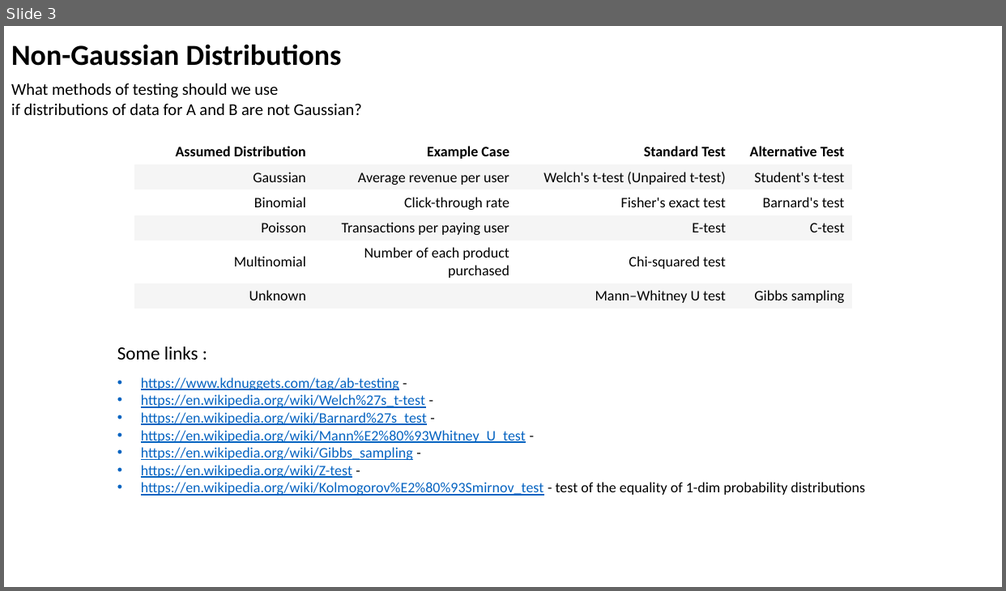
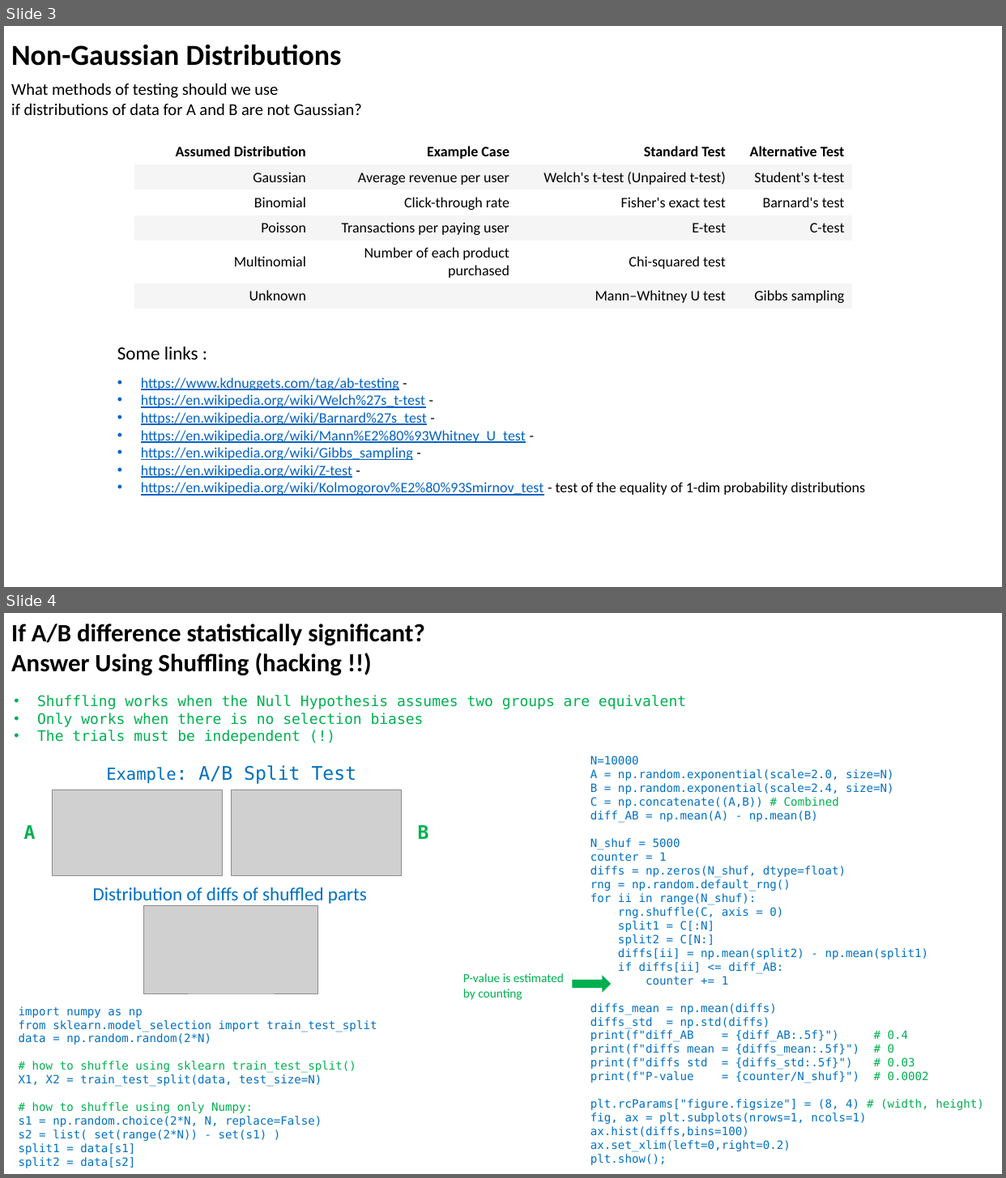
Before and after one commit to lselector/ml_ai_doc, a slide deck: ML_A_B_Split_Test.pptx. Shown one above the other, each under a label of ours: slide 3 before the commit, slides 3 and 4 after it. The pictures are 1006x591 and 1006x1178 pixels, drawn with LibreOffice and Linux fonts; fonts in the diff are those of the drawing; grey boxes stand for pictures. Boxes give left, top, right and bottom in pixels: in the first picture for what was removed or moved away, otherwise in the second. Text is boxed around its words. In the diff, an @@ line names an element or a change of style, - is before the commit and + after.

```diff
--- a/ML_A_B_Split_Test.pptx
+++ b/ML_A_B_Split_Test.pptx
@@ slide 4 added at (x1=4, y1=613, x2=1002, y2=1174), background #FFFFFF @@
@@ text added at (x1=11, y1=624, x2=425, y2=676), 24 pt, text #000000, bold @@
+If A/B difference statistically significant?
+Answer Using Shuffling (hacking !!)
@@ text added at (x1=37, y1=695, x2=686, y2=744), 14 pt, text #00B050 @@
+• Shuffling works when the Null Hypothesis assumes two groups are equivalent
+• Only works when there is no selection biases
+• The trials must be independent (!)
@@ text added at (x1=590, y1=756, x2=984, y2=1165), 11 pt, text #0070C0 @@
+N=10000
+A = np.random.exponential(scale=2.0, size=N)
+B = np.random.exponential(scale=2.4, size=N)
+C = np.concatenate((A,B)) # Combined
+diff_AB = np.mean(A) - np.mean(B)
+N_shuf = 5000
+counter = 1
+diffs = np.zeros(N_shuf, dtype=float)
+rng = np.random.default_rng()
+for ii in range(N_shuf):
+rng.shuffle(C, axis = 0)
+split1 = C[:N]
+split2 = C[N:]
+diffs[ii] = np.mean(split2) - np.mean(split1)
+if diffs[ii] <= diff_AB:
+counter += 1
+diffs_mean = np.mean(diffs)
+diffs_std = np.std(diffs)
+print(f"diff_AB = {diff_AB:.5f}") # 0.4
+print(f"diffs mean = {diffs_mean:.5f}") # 0
+print(f"diffs std = {diffs_std:.5f}") # 0.03
+print(f"P-value = {counter/N_shuf}") # 0.0002
+plt.rcParams["figure.figsize"] = (8, 4) # (width, height)
+fig, ax = plt.subplots(nrows=1, ncols=1)
+ax.hist(diffs,bins=100)
+ax.set_xlim(left=0,right=0.2)
+plt.show();
@@ text added at (x1=106, y1=765, x2=357, y2=784), 18 pt, text #0070C0 @@
+Example: A/B Split Test
@@ picture added at (x1=53, y1=790, x2=223, y2=875) @@
@@ picture added at (x1=231, y1=790, x2=401, y2=875) @@
@@ text added at (x1=24, y1=825, x2=36, y2=839), 18 pt, text #00B050, bold @@
+A
@@ text added at (x1=418, y1=825, x2=429, y2=839), 18 pt, text #00B050, bold @@
+B
@@ text added at (x1=93, y1=888, x2=367, y2=904), 18 pt, text #0070C0 @@
+Distribution of diffs of shuffled parts
@@ picture added at (x1=144, y1=905, x2=318, y2=994) @@
@@ text added at (x1=463, y1=973, x2=564, y2=1000), 12 pt, text #00B050 @@
+P-value is estimated
+by counting
@@ right arrow added at (x1=573, y1=977, x2=611, y2=992), fill #00B050, outline #00B050 1 pt @@
@@ text added at (x1=19, y1=1061, x2=356, y2=1169), 11 pt, text #0070C0 @@
+import numpy as np
+from sklearn.model_selection import train_test_split
+data = np.random.random(2*N)
+# how to shuffle using sklearn train_test_split()
+X1, X2 = train_test_split(data, test_size=N)
+# how to shuffle using only Numpy:
+s1 = np.random.choice(2*N, N, replace=False)
+s2 = list( set(range(2*N)) - set(s1) )
+split1 = data[s1]
+split2 = data[s2]
```
